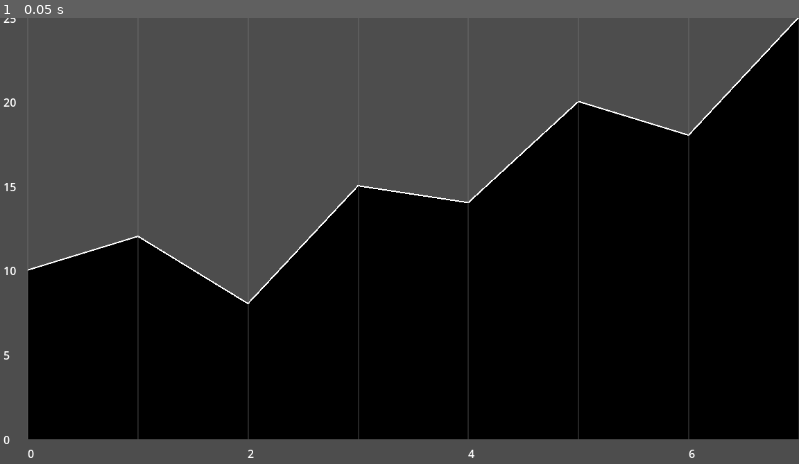
Above: before the commit, frame 1.
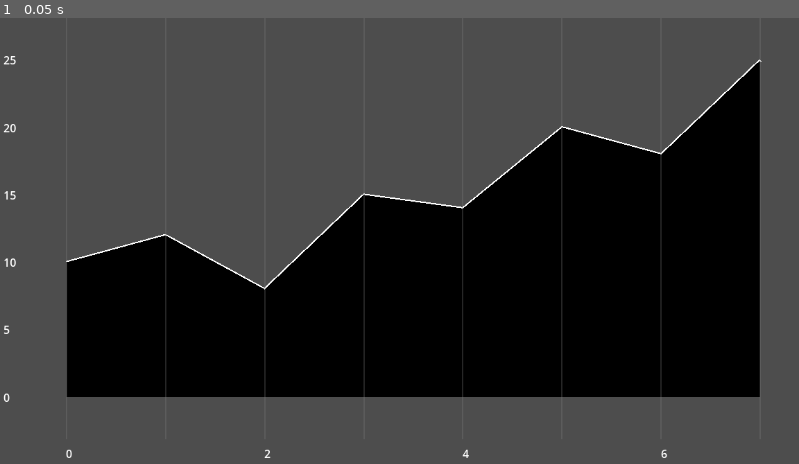
Above: after the commit, the same moment.

Repository: Carth501/math-balance
Game: Godot game, scene res://chartr/example/chartr_example.tscn
Same seed, same stepped clock (60 frames per second), same inputs: the game is played once before the commit and once after it. The project has no main scene, so this scene is started directly.
Inputs:
- Up to frame 1 (0.05 s): no input

The runs differ from the first frame. In frame 1, 18% of the frame differs, in the area x 0-100%, y 0-99%.

Commit message:
Fold chart area back into chartr for better data handling

Diff:
--- a/chartr/example/chartr_example.tscn
+++ b/chartr/example/chartr_example.tscn
@@ -15,5 +15,3 @@
 
 [node name="Chartr" parent="." instance=ExtResource("2_mtegc")]
 layout_mode = 1
-
-[connection signal="resized" from="Chartr" to="Chartr" method="_resized"]
--- a/chartr/scenes/chartr.tscn
+++ b/chartr/scenes/chartr.tscn
@@ -1,9 +1,8 @@
-[gd_scene load_steps=3 format=3 uid="uid://xob2owowf3ri"]
+[gd_scene load_steps=2 format=3 uid="uid://xob2owowf3ri"]
 
 [ext_resource type="Script" uid="uid://b0noujqe7pyop" path="res://chartr/scripts/chartr.gd" id="1_nxgpe"]
-[ext_resource type="Script" uid="uid://cscnv2fgef865" path="res://chartr/scripts/chart_area.gd" id="2_pcbmv"]
 
-[node name="Chartr" type="Control" node_paths=PackedStringArray("chart_area", "margin_container")]
+[node name="Chartr" type="Control"]
 layout_mode = 3
 anchors_preset = 15
 anchor_right = 1.0
@@ -11,19 +10,3 @@
 grow_horizontal = 2
 grow_vertical = 2
 script = ExtResource("1_nxgpe")
-chart_area = NodePath("MarginContainer/ChartArea")
-margin_container = NodePath("MarginContainer")
-
-[node name="MarginContainer" type="MarginContainer" parent="."]
-layout_mode = 1
-anchors_preset = 15
-anchor_right = 1.0
-anchor_bottom = 1.0
-grow_horizontal = 2
-grow_vertical = 2
-
-[node name="ChartArea" type="Control" parent="MarginContainer"]
-layout_mode = 2
-script = ExtResource("2_pcbmv")
-
-[connection signal="resized" from="MarginContainer/ChartArea" to="MarginContainer/ChartArea" method="_resized"]
--- a/chartr/scripts/chart_area.gd
+++ b/chartr/scripts/chart_area.gd
@@ -1,30 +1 @@
 class_name ChartArea extends Control
-
-var settings: ChartrSettings = ChartrSettings.new();
-var points: PackedVector2Array = [];
-var draw_queued: bool = false;
-
-func _draw() -> void:
-	if !draw_queued:
-		return ;
-	var scaled_points: PackedVector2Array = [];
-	for point in points:
-		scaled_points.append(
-			Vector2(
-				point.x * size.x,
-				size.y - (point.y * size.y)
-			)
-		);
-	draw_polyline(scaled_points, Color.WHITE, 4);
-	draw_queued = false;
-	if settings.shading:
-		var shading_points: PackedVector2Array = scaled_points.duplicate();
-		shading_points.append(Vector2(scaled_points[scaled_points.size() - 1].x, size.y));
-		shading_points.append(Vector2(scaled_points[0].x, size.y));
-		draw_colored_polygon(shading_points, settings.shading_color, [], null);
-	if settings.grid_lines:
-		for point in scaled_points:
-			draw_line(Vector2(point.x, 0), Vector2(point.x, size.y), Color(0.5, 0.5, 0.5, 0.3), 2);
-
-func _resized() -> void:
-	draw_queued = true;
--- a/chartr/scripts/chartr.gd
+++ b/chartr/scripts/chartr.gd
@@ -1,14 +1,15 @@
 class_name Chartr extends Control
 
-@export var chart_area: ChartArea;
-@export var margin_container: MarginContainer;
 var settings: ChartrSettings = ChartrSettings.new();
+var points: PackedVector2Array = [];
+var draw_queued: bool = false;
+var chart_area_top_left: Vector2 = Vector2.ZERO;
+var chart_area_bottom_right: Vector2 = Vector2.ZERO;
 
 ## Settings will apply the next time display() is called.
 ## Some settings may apply the next time queue_plot() is called.
 func bind_settings(new_settings: ChartrSettings) -> void:
 	settings = new_settings;
-	chart_area.settings = new_settings
 
 ## Function to display data given x and y values.
 ## Call again to update the display. Warning! This will overwrite previous data.
@@ -24,16 +25,16 @@
 		return ;
 	var y_max_and_min = get_max_and_min(y_values);
 	var x_max_and_min = get_max_and_min(x_values);
-	chart_area.points = generate_point_array(x_values, y_values, x_max_and_min, y_max_and_min);
+	points = generate_point_array(x_values, y_values, x_max_and_min, y_max_and_min);
 	if settings.margins:
-		margin_container.add_theme_constant_override("margin_left", 40)
-		margin_container.add_theme_constant_override("margin_bottom", 40)
+		chart_area_top_left = Vector2(40, 0);
+		chart_area_bottom_right = Vector2(size.x, size.y - 40);
 		generate_axis_labels(settings.x_axis_labels, x_max_and_min, true);
 		generate_axis_labels(settings.y_axis_labels, y_max_and_min, false);
 	else:
-		margin_container.add_theme_constant_override("margin_left", 0)
-		margin_container.add_theme_constant_override("margin_bottom", 0)
-	chart_area.draw_queued = true;
+		chart_area_top_left = Vector2(0, 0);
+		chart_area_bottom_right = size;
+	draw_queued = true;
 
 ## Calculates the relative positions the points will be placed at, from 0 to 1.
 func generate_point_array(x_values: Array, y_values: Array, x_max_and_min: Dictionary, y_max_and_min: Dictionary) -> PackedVector2Array:
@@ -74,11 +75,50 @@
 		var label_relative_position = ((float(value) - max_and_min["min"]) / (max_and_min["max"] - max_and_min["min"]));
 		if is_x_axis:
 			label.position = Vector2(
-				label_relative_position * (size.x - 40) + 40 - label.size.x / 2,
+				get_x(label_relative_position) - label.size.x / 2,
 				size.y - 20 - label.size.y / 2
 			);
 		else:
 			label.position = Vector2(
 				5,
-				size.y - (label_relative_position * (size.y - 40) + 40) - label.size.y / 2
+				get_y(label_relative_position) - label.size.y / 2
 			);
+
+func _draw() -> void:
+	print("Drawing chart...");
+	if !draw_queued:
+		return ;
+	var scaled_points: PackedVector2Array = [];
+	for point in points:
+		scaled_points.append(
+			Vector2(
+				get_x(point.x),
+				get_y(point.y)
+			)
+		);
+	draw_polyline(scaled_points, Color.WHITE, 4);
+	if settings.shading:
+		var shading_points: PackedVector2Array = scaled_points.duplicate();
+		var origin_y: float = get_y(0);
+		shading_points.append(Vector2(scaled_points[scaled_points.size() - 1].x, origin_y));
+		shading_points.append(Vector2(scaled_points[0].x, origin_y));
+		draw_colored_polygon(shading_points, settings.shading_color, [], null);
+	if settings.grid_lines:
+		for point in scaled_points:
+			draw_line(Vector2(point.x, 0), Vector2(point.x, chart_area_bottom_right.y), Color(0.5, 0.5, 0.5, 0.3), 2);
+
+	draw_queued = false;
+
+func _resized() -> void:
+	draw_queued = true;
+
+func get_y(y_value: float) -> float:
+	var bottom_border: float = chart_area_bottom_right.y;
+	var padding: float = settings.padding.y * (chart_area_bottom_right.y - chart_area_top_left.y);
+	return bottom_border - padding - (y_value * (chart_area_bottom_right.y - chart_area_top_left.y - (2 * padding)));
+
+func get_x(x_value: float) -> float:
+	var left_border: float = chart_area_top_left.x;
+	var padding: float = settings.padding.x * (chart_area_bottom_right.x - left_border);
+	left_border += padding;
+	return left_border + x_value * (chart_area_bottom_right.x - left_border - padding);
--- a/chartr/scripts/chartr_settings.gd
+++ b/chartr/scripts/chartr_settings.gd
@@ -14,3 +14,5 @@
 var x_axis_labels: Array = [];
 ## Labels for the y axis. Leave empty for automatic labeling.
 var y_axis_labels: Array = [];
+## The percentage of padding to add around the chart area.
+var padding: Vector2 = Vector2(0.05, 0.1);
